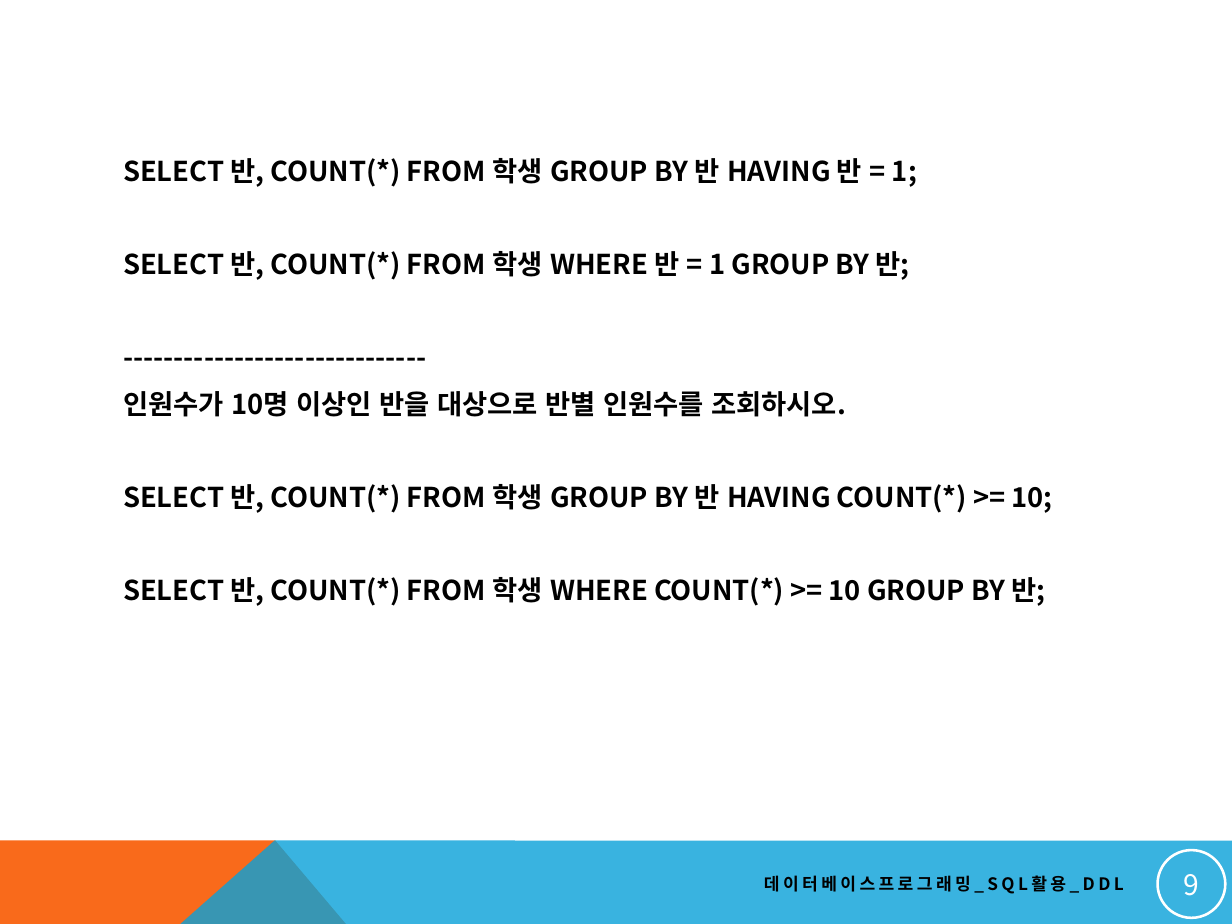
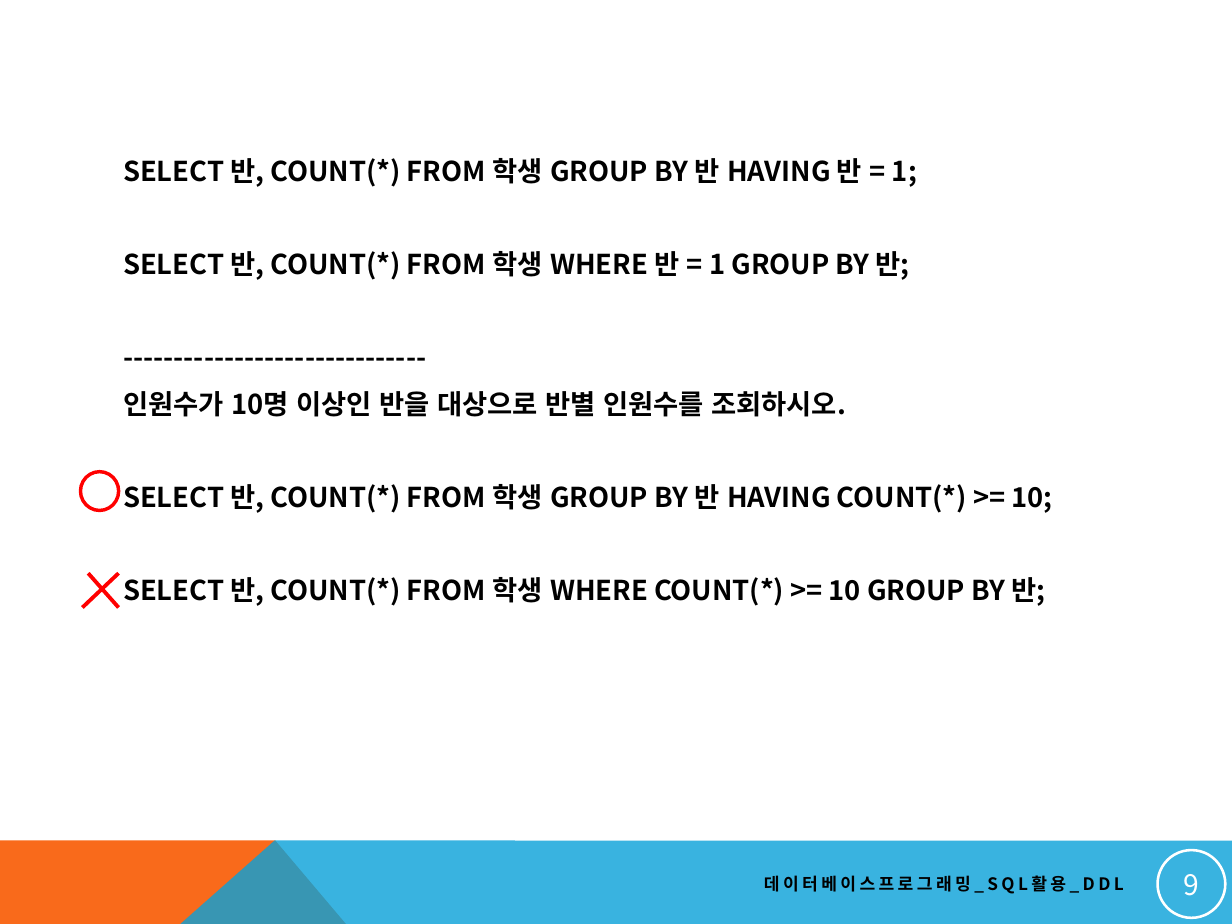
Before and after one commit to soeun1365/dbstudy, a slide deck: slide 9 of NEW_DBMS교안/14. 기본 SQL 작성하기_DQL 활용_2.pptx. Drawn at 1232x924 pixels with LibreOffice and Linux fonts; fonts in the diff are those of the drawing. Boxes give left, top, right and bottom in pixels: in the first picture for what was removed or moved away, otherwise in the second. Text is boxed around its words. In the diff, an @@ line names an element or a change of style, - is before the commit and + after.

```diff
--- a/NEW_DBMS교안/14. 기본 SQL 작성하기_DQL 활용_2.pptx
+++ b/NEW_DBMS교안/14. 기본 SQL 작성하기_DQL 활용_2.pptx
@@ ellipse added at [80, 472, 118, 510], outline #FF0000 2 pt @@
@@ line added from (83, 607) to (118, 573), #FF0000 2.25 pt @@
@@ line added from (89, 573) to (118, 607), #FF0000 2.25 pt @@
```
Also in this commit, not shown: 6 other slides changed, 9 other files.
